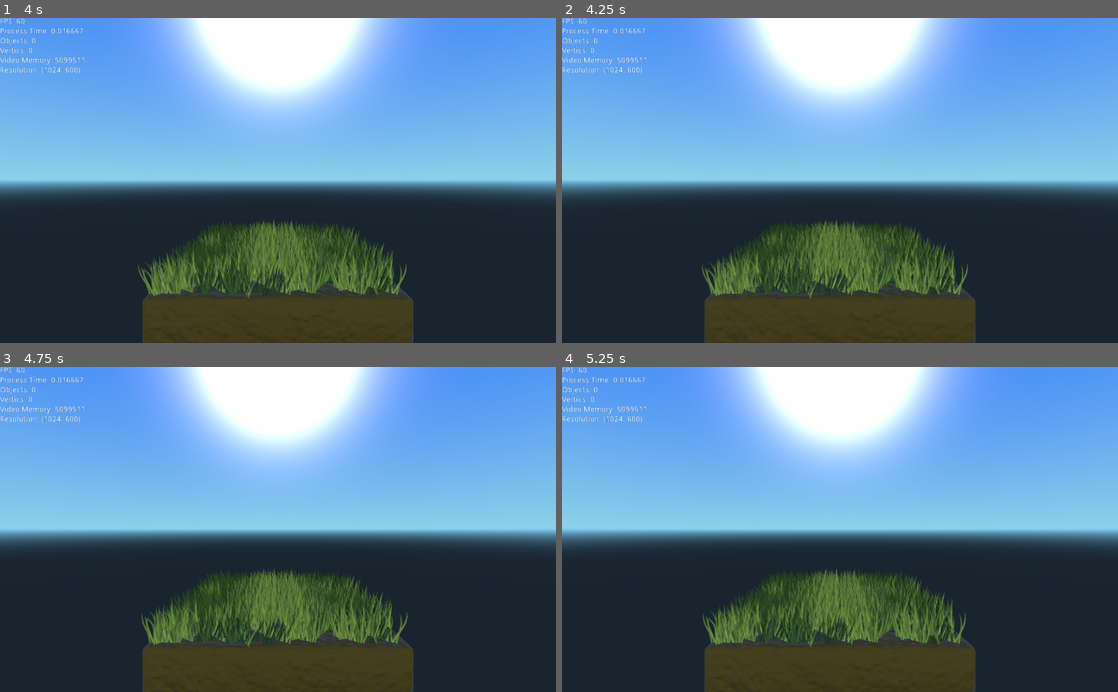
Above: before the commit, frames 1-4 (two rows, left to right).
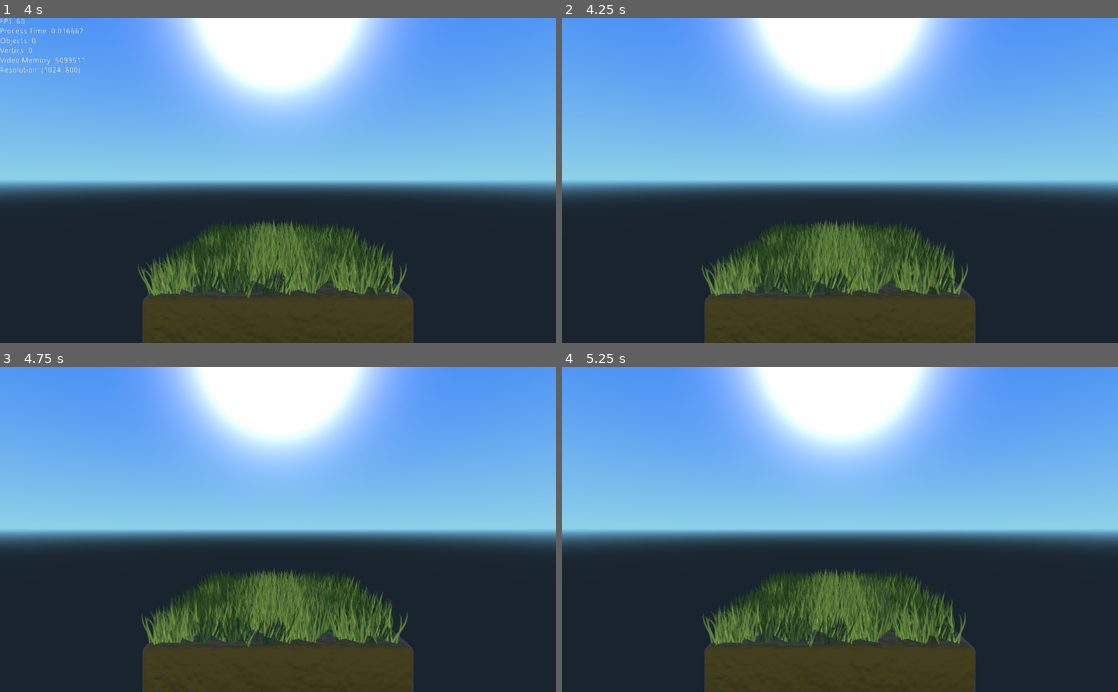
Above: after the commit, the same moments.

Repository: JaccomoLorenz/godot-simple-wind-shader
Game: Godot game, scene res://models/demo.tscn
Same seed, same stepped clock (60 frames per second), same inputs: the game is played once before the commit and once after it.
Inputs:
- Up to frame 1 (4 s): no input
- Up to frame 2 (4.25 s): tap F1 (ui_f1, bound only after the commit) at 4.15 s
- Up to frame 3 (4.75 s): no input
- Up to frame 4 (5.25 s): no input

Frame 1 is identical in both runs. In frame 2, 0.5% of the frame differs, in the area x 0-16%, y 0-18%; in frame 3, 0.5%; in frame 4, 0.5%.

Commit message:
Fix performance display

Diff:
--- a/models/demo.tscn
+++ b/models/demo.tscn
@@ -1,6 +1,6 @@
 [gd_scene load_steps=6 format=2]
 
-[ext_resource path="res://scripts/fps_display.gd" type="Script" id=1]
+[ext_resource path="res://scripts/performance_info.gd" type="Script" id=1]
 [ext_resource path="res://models/ground.tscn" type="PackedScene" id=2]
 [ext_resource path="res://models/grass.tscn" type="PackedScene" id=3]
 
--- a/project.godot
+++ b/project.godot
@@ -18,6 +18,11 @@
 
 singletons=[  ]
 
+[input]
+
+ui_f1=[ Object(InputEventKey,"resource_local_to_scene":false,"resource_name":"","device":0,"alt":false,"shift":false,"control":false,"meta":false,"command":false,"pressed":false,"scancode":16777244,"unicode":0,"echo":false,"script":null)
+ ]
+
 [rendering]
 
 environment/default_environment="res://default_env.tres"
--- a/scripts/fps_display.gd
+++ b/scripts/performance_info.gd
@@ -12,9 +12,11 @@
 func _input(event):
 	if event.is_action_pressed("ui_f1"):
 		if is_processing():
+			set_process(false)
+			container.hide()
+		else:
 			set_process(true)
-		else:
-			set_process(false)
+			container.show()
 
 func _ready():
 	add_child(container)
